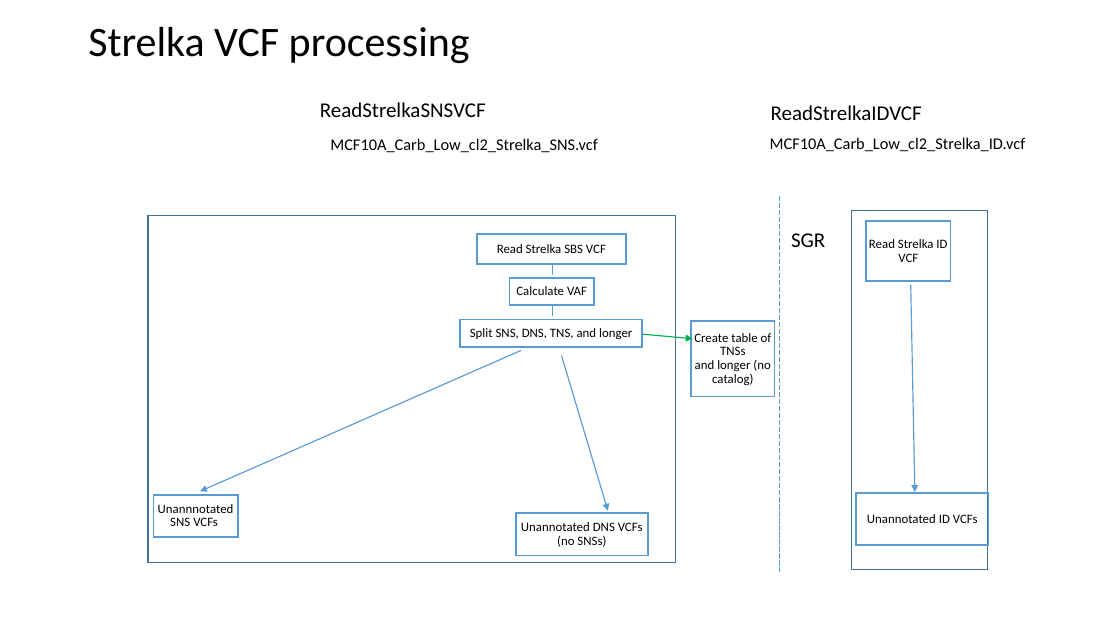
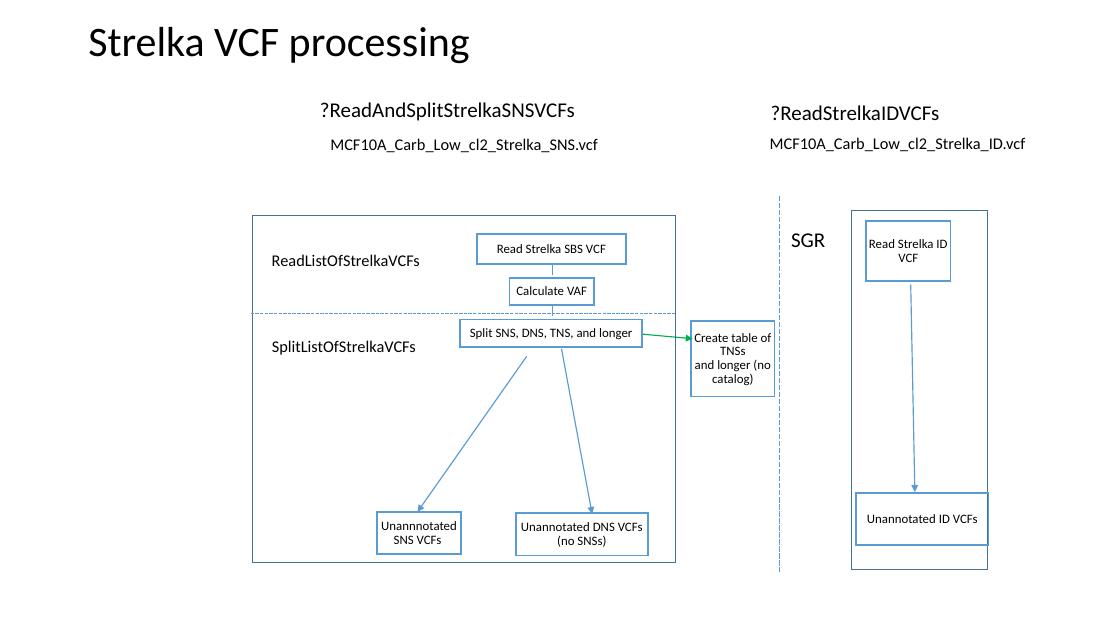
Before and after one commit to steverozen/ICAMS, a slide deck: slide 1 of data-raw/ICAMS-overview.pptx. Drawn at 1120x630 pixels with LibreOffice and Linux fonts; fonts in the diff are those of the drawing. Boxes give left, top, right and bottom in pixels: in the first picture for what was removed or moved away, otherwise in the second. Text is boxed around its words. In the diff, an @@ line names an element or a change of style, - is before the commit and + after.

```diff
--- a/data-raw/ICAMS-overview.pptx
+++ b/data-raw/ICAMS-overview.pptx
@@ text at [320,102,575,121]: text changed @@
-ReadStrelkaSNSVCF
+?ReadAndSplitStrelkaSNSVCFs
@@ text at [771,105,940,120]: text changed @@
-ReadStrelkaIDVCF
+?ReadStrelkaIDVCFs
@@ rectangle: place and size @@
-rectangle at [148,215,676,563]
+rectangle at [252,215,676,563]
@@ text added at [272,254,420,266], 14 pt, text #000000 @@
+ReadListOfStrelkaVCFs
@@ line added from (251, 313) to (676, 313), #5B9BD5 1 pt dashed @@
@@ text added at [272,340,416,355], 14 pt, text #000000 @@
+SplitListOfStrelkaVCFs
@@ arrow moved from (521, 350) - (200, 492) to (527, 356) - (418, 512) @@
@@ arrow moved from (561, 355) - (608, 511) to (561, 349) - (592, 514) @@
@@ freeform shape "Unannnotated SNS VCFs": place and size @@
-freeform shape "Unannnotated SNS VCFs" at [154,495,239,537]
+freeform shape "Unannnotated SNS VCFs" at [377,513,462,555]
```
Also in this commit, not shown: 3 other slides changed, 19 other files.
